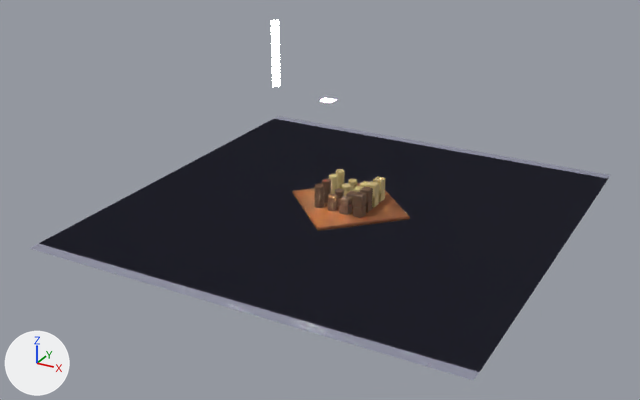
An edit to the Blender file Blends/Quarto.blend, drawn before and after from the same camera.
The view is the same before and after, from a 50 mm camera at (39.8, -79.0, 39.1) aimed at (-1.2, -4.5, 1.8). Lighting does not change. The marker at lower left points along +X, +Y and +Z.

The scene before the commit, as lines of its bpy script (objects in view):
```python
ob_cube_002 = bpy.data.objects.new('Cube.002', me_cube_004)
ob_cube_002.location = (0.0, 0.0, -0.25)
ob_cube_004 = bpy.data.objects.new('Cube.004', me_cube_005)
ob_cube_004.location = (2.41, -0.8, 0.0)
ob_cube_005 = bpy.data.objects.new('Cube.005', me_cube_006)
ob_cube_005.location = (0.8, -0.8, 0.0)
ob_cube_006 = bpy.data.objects.new('Cube.006', me_cube_007)
ob_cube_006.location = (0.8, -2.41, 0.0)
ob_cylinder_002 = bpy.data.objects.new('Cylinder.002', me_cylinder_005)
ob_cylinder_002.location = (-0.8, -0.8, 0.0)
ob_plane_003 = bpy.data.objects.new('Plane.003', me_plane_003)
ob_plane_003.location = (0.0, -1.25, -0.4)
ob_plane_003.scale = (23.0, 23.0, 23.0)
ob_sphere_003 = bpy.data.objects.new('Sphere.003', me_sphere_005)
ob_sphere_003.location = (-2.41, -2.41, 1.67)
ob_sphere_004 = bpy.data.objects.new('Sphere.004', me_sphere_006)
ob_sphere_004.location = (-0.8, -2.41, 1.67)
ob_sphere_005 = bpy.data.objects.new('Sphere.005', me_sphere_007)
ob_sphere_005.location = (2.41, -2.41, 2.5)
# also in view: 'Plane.002' at (0.0, 0.0, -0.4)
```
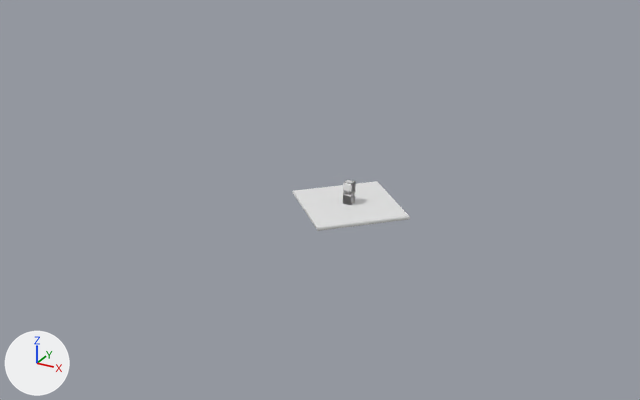
Where the newer file only moved an object's origin or applied its transform, the numbers keep the older frame.

Boxes (x1, y1, x2, y2) around the edits, measured in the pictures (640 x 400 px):
'Plane.002', deleted: before (40, 116, 611, 372)
'Plane.003', deleted: before (29, 177, 608, 380)
'Cube.002', recoloured (brown to white): (293, 181, 410, 231) in both
'Plane.001', deleted: before (271, 20, 280, 87)
'Sphere.005', deleted: before (353, 192, 366, 218)
'Cube.006', deleted: before (339, 196, 352, 215)
'Sphere.003', deleted: before (315, 184, 324, 208)
'Cube.001', moved (not visible afterwards): before (367, 181, 379, 207)
'Cube.004', deleted: before (360, 186, 373, 213)
'Sphere', deleted: before (373, 176, 385, 202)
'Cylinder.001', moved: before (322, 179, 331, 203); after (345, 180, 354, 196)
'Sphere.004', deleted: before (328, 194, 337, 211)
'Cylinder.003', deleted: before (329, 174, 338, 194)
'Sphere.002', deleted: before (336, 169, 345, 189)
'Piece_TSH', added: after (343, 181, 356, 195)
'Cylinder.002', deleted: before (335, 188, 344, 206)
'Sphere.001', deleted: before (348, 179, 357, 191)
'Cube.005', deleted: before (346, 191, 356, 209)
'Plane', deleted: before (320, 98, 336, 103)

Patch to the scene script:
```diff
--- a/Blends/Quarto.blend.py
+++ b/Blends/Quarto.blend.py
@@ me_cube_004 @@
 me_cube_004.from_pydata(...)  # 28 vertices, 26 faces; spans x -7.16..7.16, y -7.16..7.16, z -0.15..0.25
-me_cube_004.materials.append(mat_material_000)
@@ ob_cube_006 @@
-ob_cube_006 = bpy.data.objects.new('Cube.006', me_cube_007)
@@ ob_sphere_005 @@
-ob_sphere_005 = bpy.data.objects.new('Sphere.005', me_sphere_007)
@@ ob_sphere_004 @@
-ob_sphere_004 = bpy.data.objects.new('Sphere.004', me_sphere_006)
@@ ob_sphere_003 @@
-ob_sphere_003 = bpy.data.objects.new('Sphere.003', me_sphere_005)
@@ ob_cube_005 @@
-ob_cube_005 = bpy.data.objects.new('Cube.005', me_cube_006)
@@ ob_cube_004 @@
-ob_cube_004 = bpy.data.objects.new('Cube.004', me_cube_005)
@@ ob_cylinder_002 @@
-ob_cylinder_002 = bpy.data.objects.new('Cylinder.002', me_cylinder_005)
@@ ob_cylinder_001 @@
 ob_cylinder_001 = bpy.data.objects.new('Cylinder.001', me_cylinder_004)
-ob_cylinder_001.location = (-2.41, -0.8, 0.0)
+ob_cylinder_001.location = (0.0, 0.0, 0.0)
 _m = ob_cylinder_001.modifiers.new('EdgeSplit', 'EDGE_SPLIT')
@@ ob_plane_003 @@
-ob_plane_003 = bpy.data.objects.new('Plane.003', me_plane_003)
@@ ob_plane_002 @@
-ob_plane_002 = bpy.data.objects.new('Plane.002', me_plane_002)
@@ ob_plane_001 @@
-ob_plane_001 = bpy.data.objects.new('Plane.001', me_plane_001)
@@ ob_plane @@
-ob_plane = bpy.data.objects.new('Plane', me_plane)
@@ ob_sphere_002 @@
-ob_sphere_002 = bpy.data.objects.new('Sphere.002', me_sphere_004)
@@ ob_cylinder_003 @@
-ob_cylinder_003 = bpy.data.objects.new('Cylinder.003', me_cylinder_003)
@@ ob_sphere_001 @@
-ob_sphere_001 = bpy.data.objects.new('Sphere.001', me_sphere_002)
@@ ob_sphere @@
-ob_sphere = bpy.data.objects.new('Sphere', me_sphere)
@@ ob_cube_001 @@
 ob_cube_001 = bpy.data.objects.new('Cube.001', me_cube_001)
-ob_cube_001.location = (2.41, 0.8, 0.0)
+ob_cube_001.location = (0.0, 0.0, 0.0)
 _m = ob_cube_001.modifiers.new('EdgeSplit', 'EDGE_SPLIT')
@@ ob_piece_tsh @@
+ob_piece_tsh = bpy.data.objects.new('Piece_TSH', me_sphere_1)  # 281 vertices, 313 faces; spans x -0.5..0.5, y -0.5..0.5, z 0.0..2.5; modifiers EDGE_SPLIT
+ob_piece_tsh.location = (0.0, 0.0, 0.0)
```
